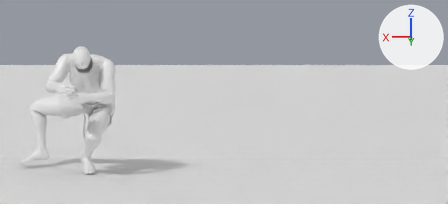
An edit to the Blender file anim-src/_preview_RollRightUnarmed.blend, drawn before and after from the same camera.
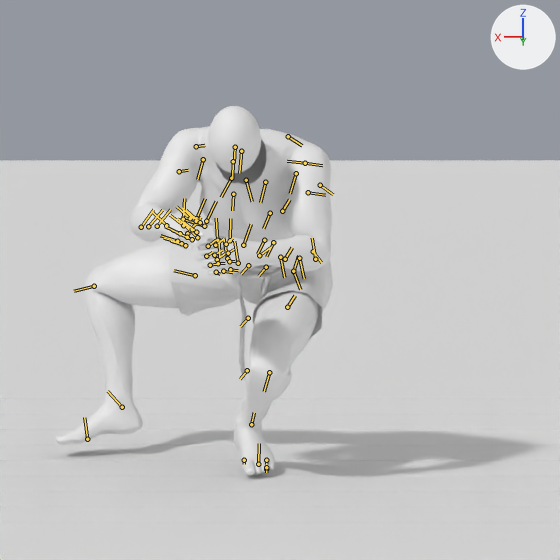
Each version appears first from the file's camera 'CamWide', and next in a close-up on the part from 0% to 43% of the width and 4% to 100% of the height. Lighting does not change. The marker at upper right points along +X, +Y and +Z. The last two pictures show the newer version. Both versions are drawn at frame 18 of the action 'StepDodgeRollRightUnarmed'; the numbers are the values there. The bones that change, and the others that lie on the model, are drawn over the model as lines in the close-ups.

In view in the first close-up: 'Cube.011', 'Cube.016', 'Cube.021', 'Floor', 'HIMBO - Body HP', 'HIMBO - Boxers', 'HIMBO - Feet', 'HIMBO - Hands', 'PreviewHead' and 10 more.
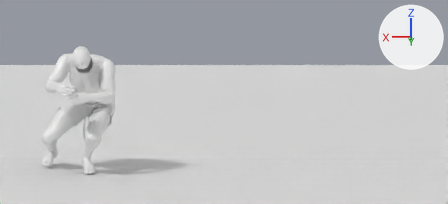
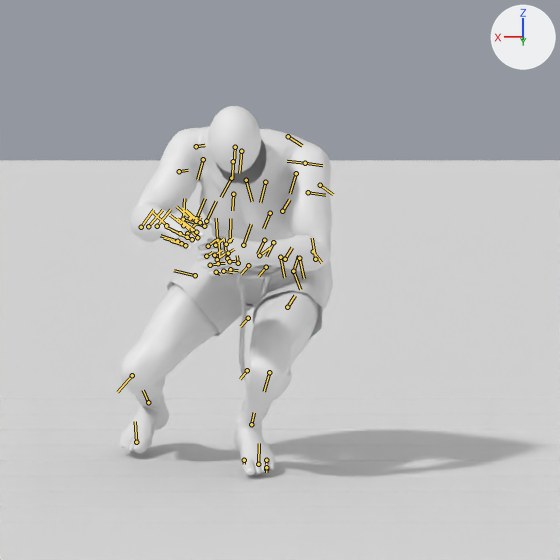
Changed parts and their boxes [x1, y1, x2, y2] in the close-ups (560 x 560 px):
'HIMBO - Body HP', posed (14% narrower)
    before: [85, 126, 332, 421]
    after: [119, 126, 332, 421]
'HIMBO - Boxers', posed
    before: [169, 227, 333, 381]
    after: [167, 226, 333, 381]
'HIMBO - Feet', posed
    before: [56, 381, 275, 475]
    after: [120, 391, 275, 475]
bone 'NPC R Thigh [RThg]', root to tip
    before: (238, 263) to (234, 241)
    after: (238, 263) to (237, 255)
bone 'NPC R Calf [RClf]', root to tip
    before: (94, 286) to (74, 291)
    after: (132, 375) to (117, 392)
bone 'NPC R Foot [Rft ]', root to tip
    before: (122, 407) to (107, 391)
    after: (148, 402) to (143, 390)

The edits, one by one:
Bone 'NPC R Thigh [RThg]' (bone_npc_r_thigh__rthg) turns from (-65, 20, 94) to (-52, -21, 12) degrees about its own x, y and z.
Bone 'NPC R Calf [RClf]' (bone_npc_r_calf__rclf) turns from (86, 0, 0) to (91, 0, 0) degrees about its own x, y and z.
Bone 'NPC R Foot [Rft ]' (bone_npc_r_foot__rft) turns from (-6, 30, -35) to (-45, 42, -17) degrees about its own x, y and z.
